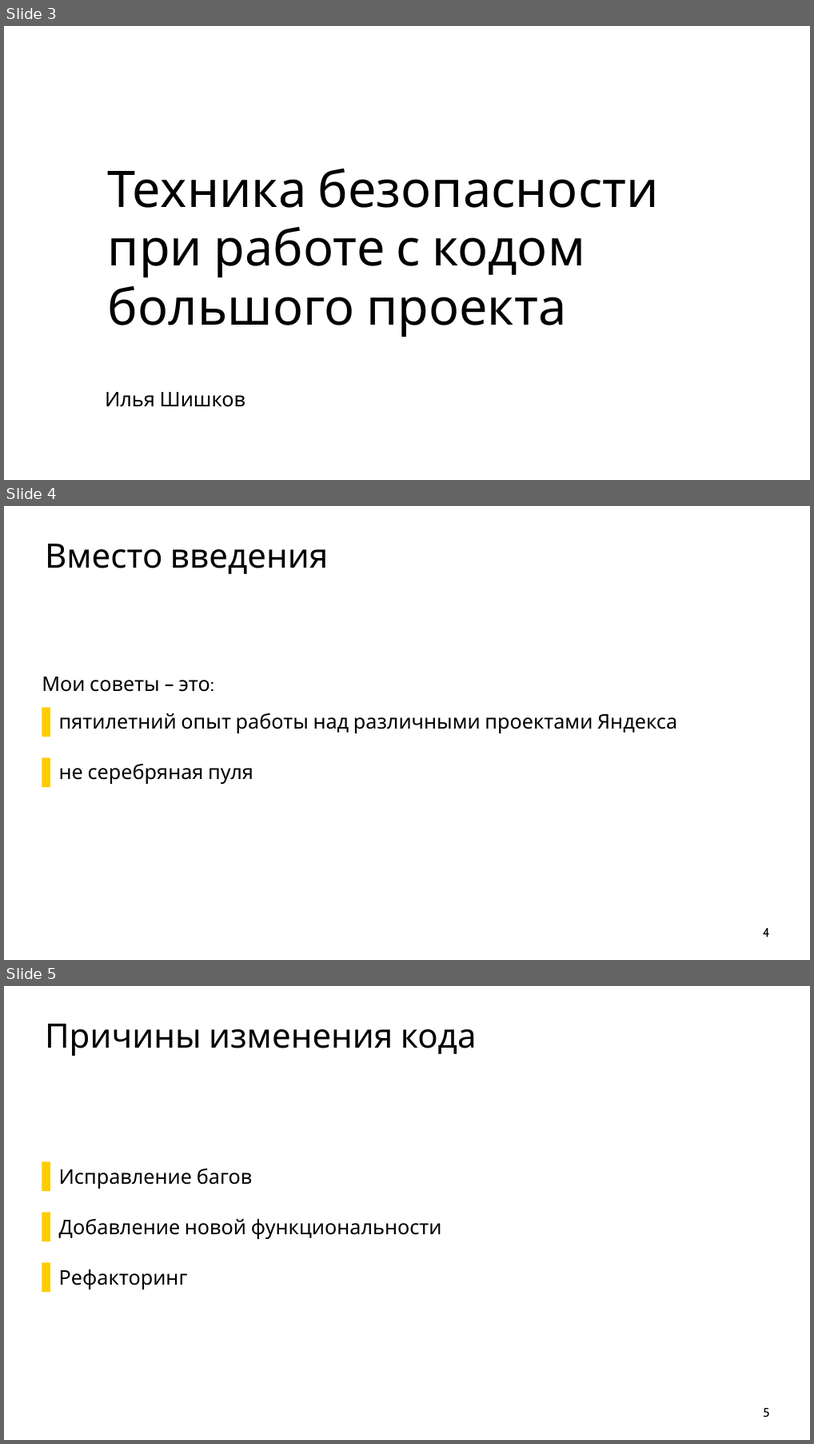
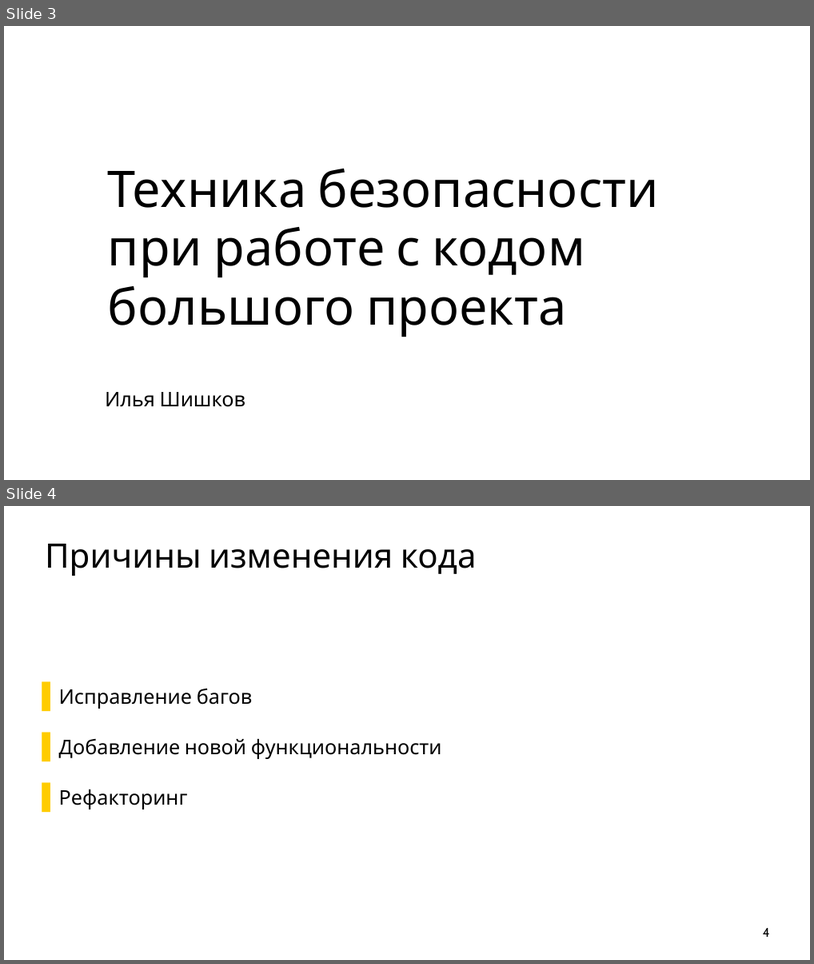
Before and after one commit to ishfb/secr2017, a slide deck: slides.pptx. Shown one above the other, each under a label of ours: slides 3, 4 and 5 before the commit, slides 3 and 4 after it. The pictures are 814x1444 and 814x964 pixels, drawn with LibreOffice and Linux fonts; fonts in the diff are those of the drawing; background and template pictures are left out. Boxes give left, top, right and bottom in pixels: in the first picture for what was removed or moved away, otherwise in the second. Text is boxed around its words. In the diff, an @@ line names an element or a change of style, - is before the commit and + after.

```diff
--- a/slides.pptx
+++ b/slides.pptx
@@ slide 4 removed at (4, 506, 810, 960), background #FFFFFF @@
@@ title removed at (45, 544, 328, 574) @@
-Вместо введения
@@ text removed at (42, 676, 678, 784) @@
-Мои советы – это:
-  ▌ пятилетний опыт работы над различными проектами Яндекса
-  ▌ не серебряная пуля
@@ page number removed at (763, 928, 770, 936) @@
-4
@@ what was slide 5 is now slide 4 @@
@@ page number at (763, 928, 770, 936): text changed @@
-5
+4
```
Also in this commit, not shown: 2 slides changed, 4 other slides removed, 1 other file.
